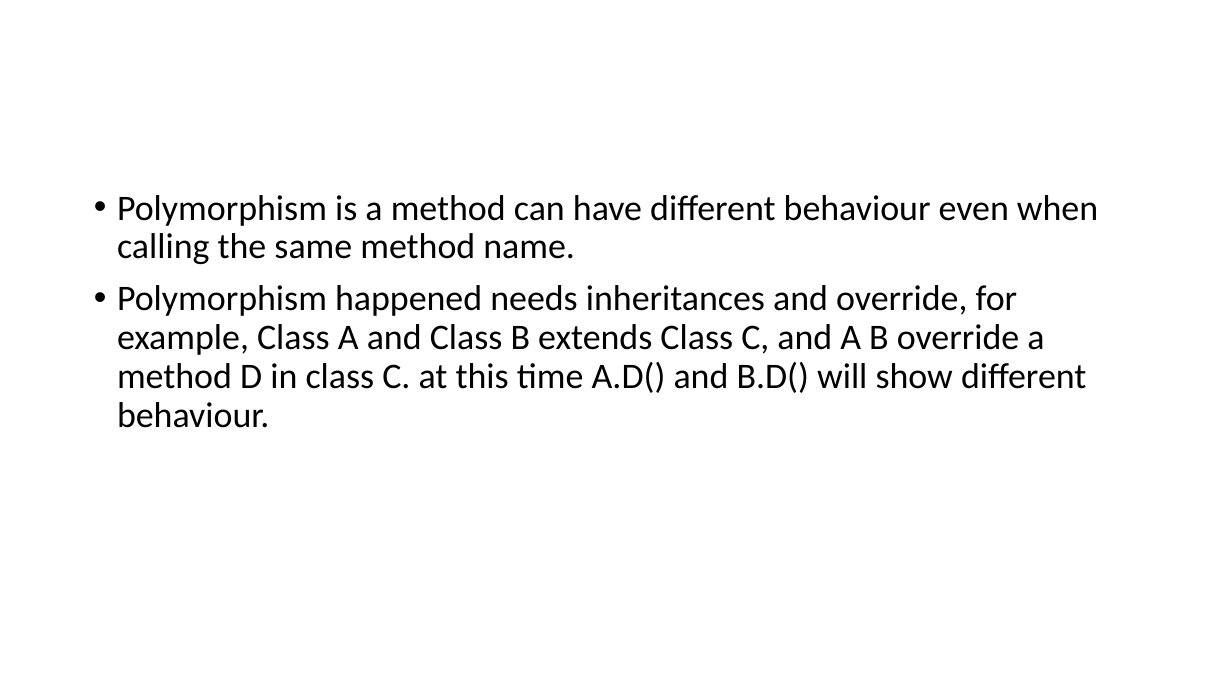
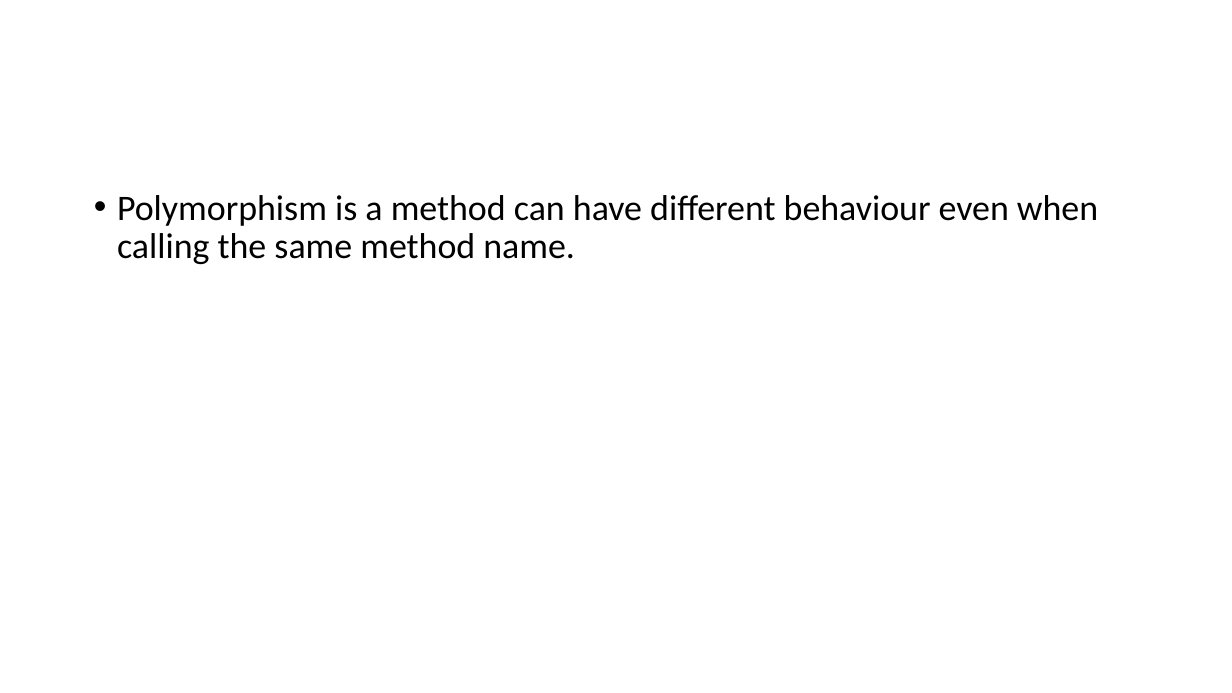
Before and after one commit to HicirTech/yoututor-comp603, a slide deck: slide 11 of w12.pptx. Drawn at 1232x693 pixels with LibreOffice and Linux fonts; fonts in the diff are those of the drawing. Boxes give left, top, right and bottom in pixels: in the first picture for what was removed or moved away, otherwise in the second. Text is boxed around its words. In the diff, an @@ line names an element or a change of style, - is before the commit and + after.

Commit message:
update w12

```diff
--- a/w12.pptx
+++ b/w12.pptx
@@ text at box(117, 285, 1086, 428): paragraph removed @@
-• Polymorphism happened needs inheritances and override, for example, Class A and Class B extends Class C, and A B override a method D in class C. at this time A.D() and B.D() will show different behaviour.
```
